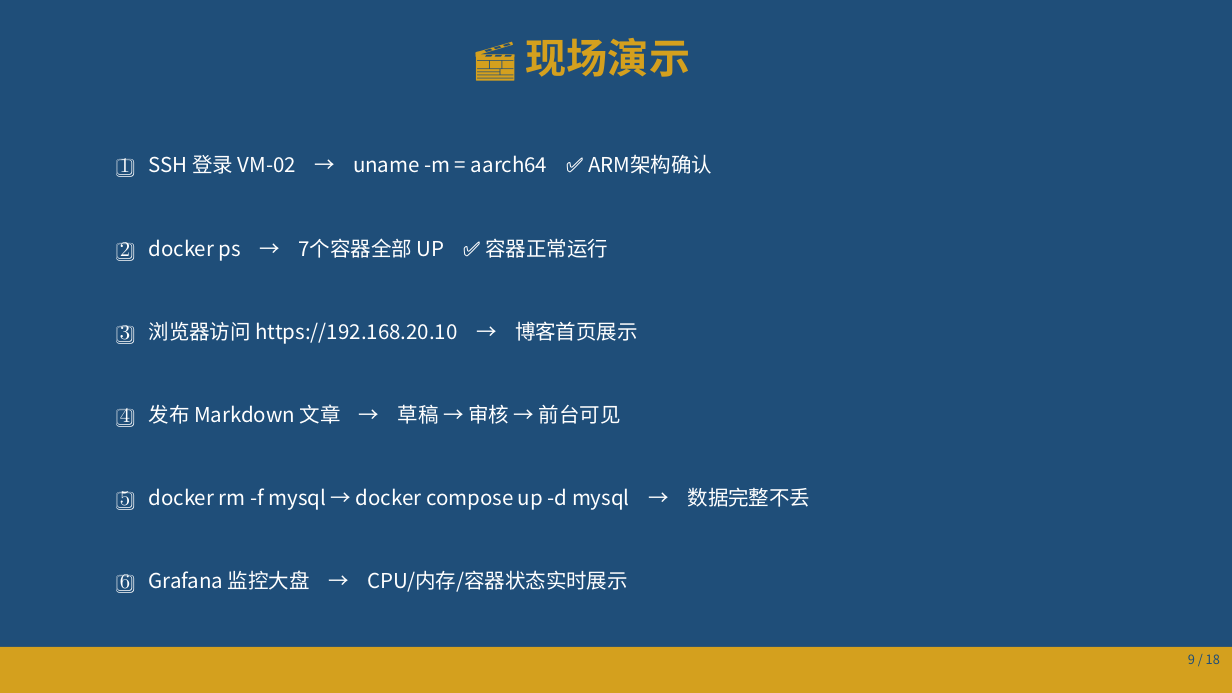
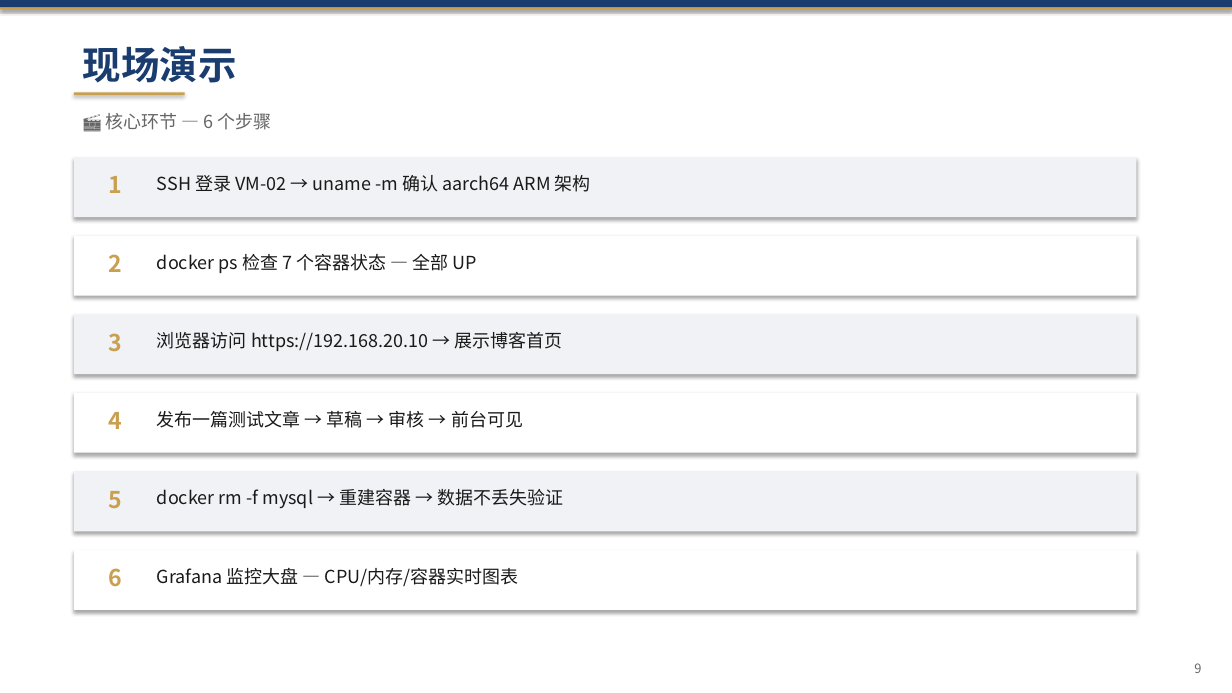
Before and after one commit to solecithovallenato-netizen/snake-game, a slide deck: slide 9 of 作业/交付物/PPT/答辩PPT.pptx. Drawn at 1232x693 pixels with LibreOffice and Linux fonts; fonts in the diff are those of the drawing. Boxes give left, top, right and bottom in pixels: in the first picture for what was removed or moved away, otherwise in the second. Text is boxed around its words. In the diff, an @@ line names an element or a change of style, - is before the commit and + after.

Commit message:
feat: comprehensive deliverable update
PPT: 18-slide native PPTX (python-pptx, 政务蓝+金)
Tech docs: revision histories, fix architecture diagrams, Grafana HTTP fix
Project mgmt: milestone alignment, add 项目结项, cross-file consistency
Ops scripts: deploy.sh restructured (error handling), backup.sh (lock+verify), SELinux fixes, path consistency
README: reflect updated deliverables

```diff
--- a/作业/交付物/PPT/答辩PPT.pptx
+++ b/作业/交付物/PPT/答辩PPT.pptx
@@ background #1F4E79 to #FFFFFF @@
@@ rectangle: place and size @@
-rectangle at (0,647,1232,693)
+rectangle at (0,7,1232,9)
@@ rectangle at (0,7,1232,9): fill #D4A01E to #C8A050 @@
@@ rectangle added at (0,0,1232,7), fill #1A3C6E @@
@@ text at (83,46,237,83): text changed; size 32 to 30 pt; text colour #D4A01E to #1A3C6E @@
-🎬 现场演示
+现场演示
@@ rectangle added at (74,92,185,95), fill #C8A050 @@
@@ text added at (106,113,272,130), 14 pt, text #666666 @@
+🎬 核心环节 — 6 个步骤
@@ rectangle added at (74,157,1137,217), fill #F0F2F5 @@
@@ text added at (109,176,123,193), 18 pt, text #C8A050, bold @@
+1
@@ text at (157,175,591,192): text changed; size 16 to 14 pt; text colour #FFFFFF to #1A1A1A @@
-1️⃣ SSH 登录 VM-02 → uname -m = aarch64 ✅ ARM架构确认
+SSH 登录 VM-02 → uname -m 确认 aarch64 ARM 架构
@@ rectangle added at (74,236,1137,296), fill #FFFFFF @@
@@ text added at (109,254,123,272), 18 pt, text #C8A050, bold @@
+2
@@ text at (157,254,477,273): text changed; size 16 to 14 pt; text colour #FFFFFF to #1A1A1A @@
-2️⃣ docker ps → 7个容器全部 UP ✅ 容器正常运行
+docker ps 检查 7 个容器状态 — 全部 UP
@@ rectangle added at (74,314,1137,374), fill #F0F2F5 @@
@@ text added at (109,333,123,352), 18 pt, text #C8A050, bold @@
+3
@@ text at (157,332,563,351): text changed; size 16 to 14 pt; text colour #FFFFFF to #1A1A1A @@
-3️⃣ 浏览器访问 https://192.168.20.10 → 博客首页展示
+浏览器访问 https://192.168.20.10 → 展示博客首页
@@ rectangle added at (74,393,1137,453), fill #FFFFFF @@
@@ text added at (109,412,123,429), 18 pt, text #C8A050, bold @@
+4
@@ text at (157,410,523,428): text changed; size 16 to 14 pt; text colour #FFFFFF to #1A1A1A @@
-4️⃣ 发布 Markdown 文章 → 草稿 → 审核 → 前台可见
+发布一篇测试文章 → 草稿 → 审核 → 前台可见
@@ rectangle added at (74,471,1137,531), fill #F0F2F5 @@
@@ text added at (109,491,123,509), 18 pt, text #C8A050, bold @@
+5
@@ text at (157,489,564,508): text changed; size 16 to 14 pt; text colour #FFFFFF to #1A1A1A @@
-5️⃣ docker rm -f mysql → docker compose up -d mysql → 数据完整不丢
+docker rm -f mysql → 重建容器 → 数据不丢失验证
@@ rectangle added at (74,550,1137,610), fill #FFFFFF @@
@@ text added at (109,568,123,587), 18 pt, text #C8A050, bold @@
+6
@@ text at (157,568,518,586): text changed; size 16 to 14 pt; text colour #FFFFFF to #1A1A1A @@
-6️⃣ Grafana 监控大盘 → CPU/内存/容器状态实时展示
+Grafana 监控大盘 — CPU/内存/容器实时图表
@@ text at (1194,663,1201,673): text changed; text colour #1F4E79 to #666666 @@
-9 / 18
+9
```
Also in this commit, not shown: 17 other slides changed, 19 other files.
